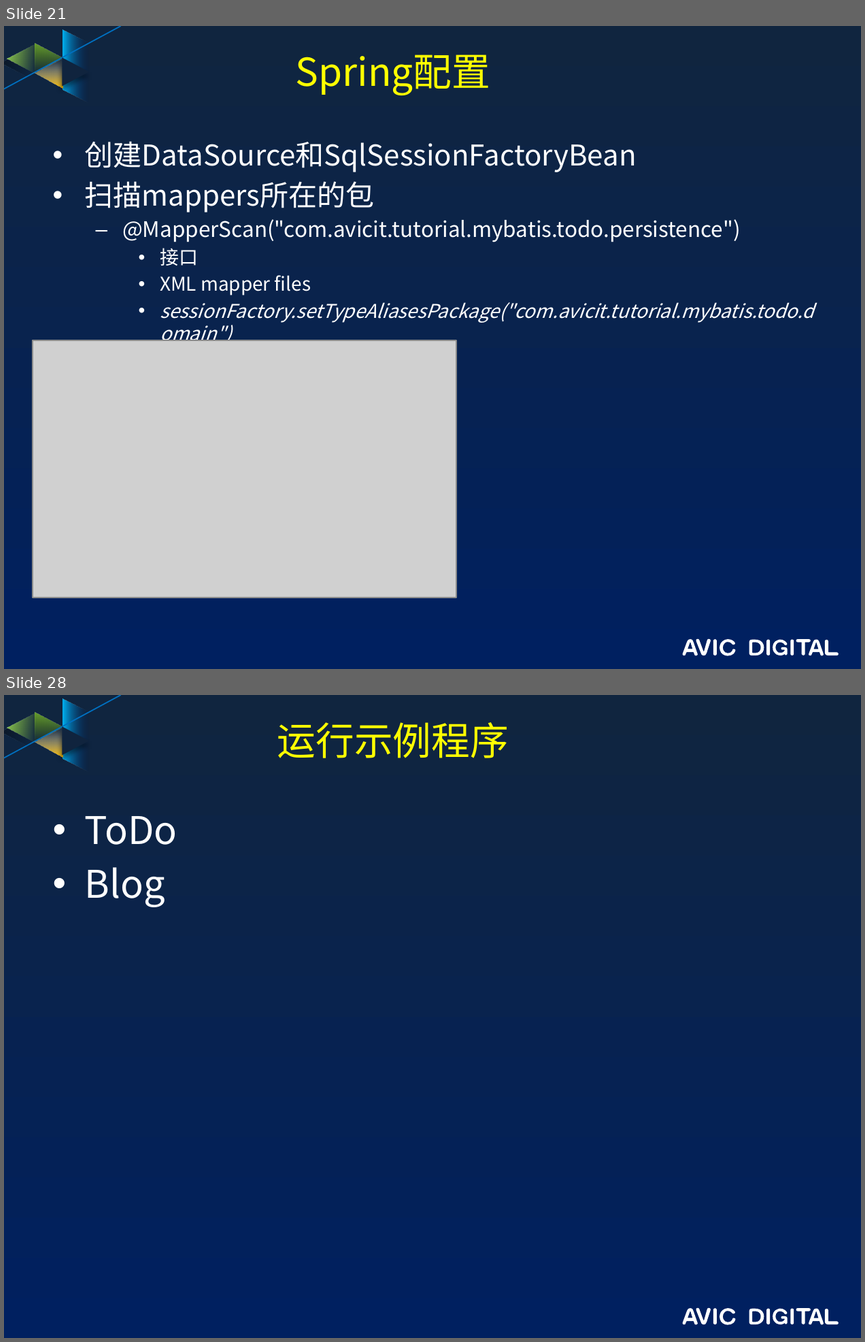
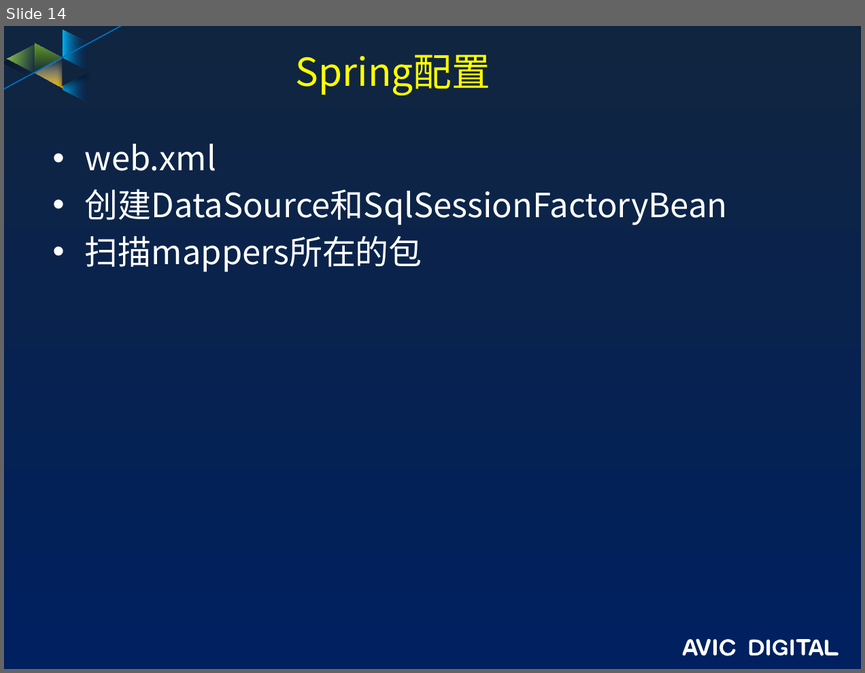
Before and after one commit to guofengzh/java-way, a slide deck: mybatis/docs/mybatis.pptx. Shown one above the other, each under a label of ours: slides 21 and 28 before the commit, slide 14 after it; the slides between them are not shown. The pictures are 865x1342 and 865x673 pixels, drawn with LibreOffice and Linux fonts; fonts in the diff are those of the drawing; grey boxes stand for pictures; background and template pictures are left out. Boxes give left, top, right and bottom in pixels: in the first picture for what was removed or moved away, otherwise in the second. Text is boxed around its words. In the diff, an @@ line names an element or a change of style, - is before the commit and + after.

```diff
--- a/mybatis/docs/mybatis.pptx
+++ b/mybatis/docs/mybatis.pptx
@@ slide 28 removed at bbox=[4, 695, 861, 1338], background gradient #10253F to #002060; not listed: 17 template elements that a slide beside it also shows @@
@@ title removed at bbox=[277, 722, 509, 758] @@
-运行示例程序
@@ text removed at bbox=[85, 816, 177, 907] @@
-• ToDo
-• Blog
@@ what was slide 21 is now slide 14 @@
@@ slide 14 changed as well @@
@@ text at bbox=[85, 144, 216, 171]: paragraph added @@
+• web.xml
@@ text at bbox=[85, 189, 728, 272]: size 24 to 28 pt in "创建DataSource和SqlSessionFactoryBean", "扫描mappers所在的包" @@
@@ text at bbox=[122, 219, 814, 322]: paragraphs removed @@
-  – @MapperScan("com.avicit.tutorial.mybatis.todo.persistence")
-    • 接口
-    • XML mapper files
-    • sessionFactory.setTypeAliasesPackage("com.avicit.tutorial.mybatis.todo.domain")
@@ picture removed at bbox=[33, 340, 456, 597] @@
```
Also in this commit, not shown: 3 other slides changed, 1 slide added, 15 other slides removed, 4 other files.
